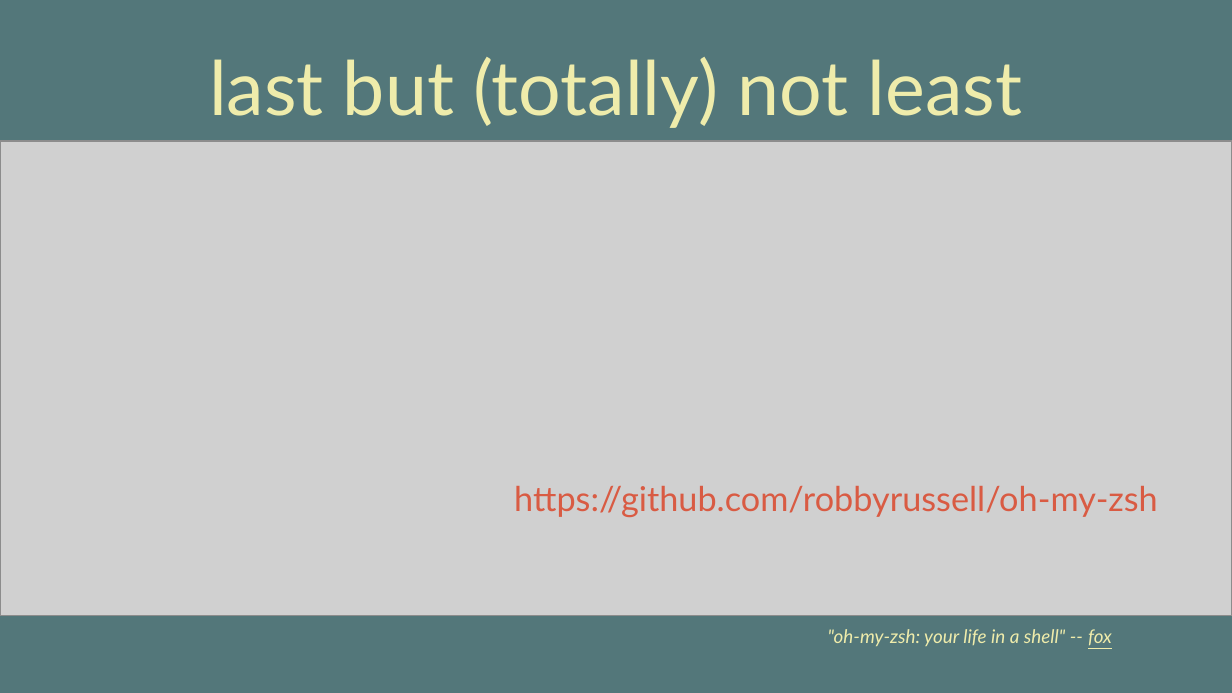
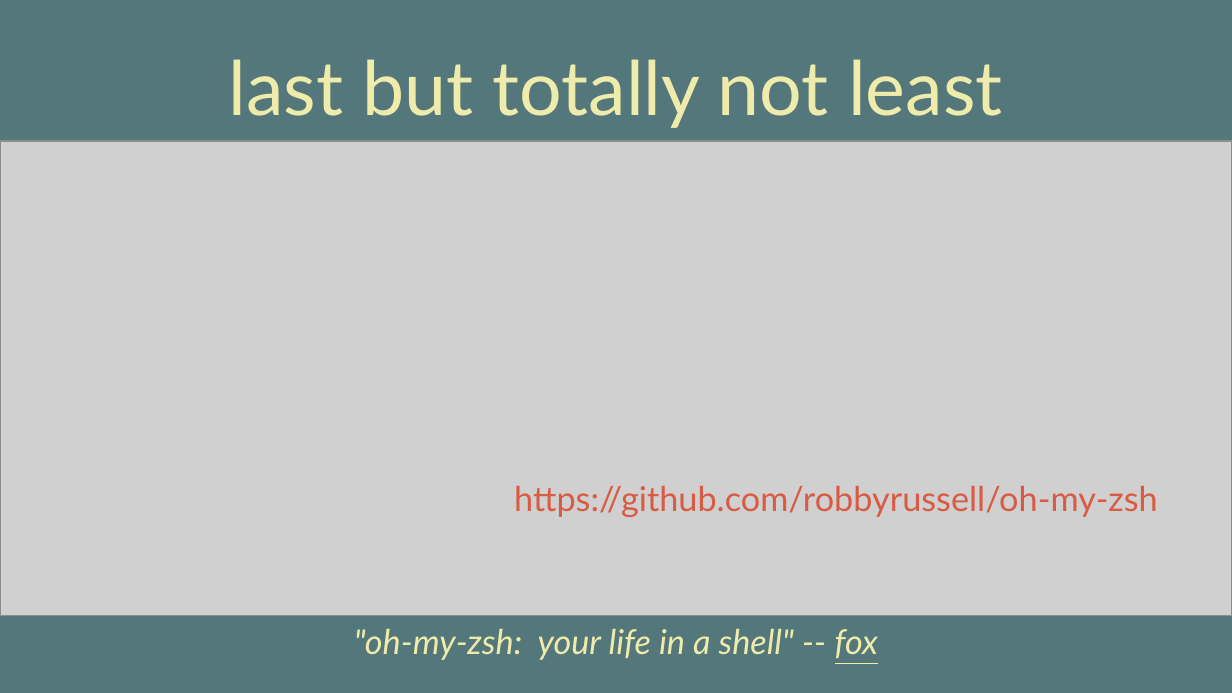
Before and after one commit to vinhnx/Git-for-beginners, a slide deck: slide 40 of git-beginner.pptx (slide 39 before the commit). Drawn at 1232x693 pixels with LibreOffice and Linux fonts; fonts in the diff are those of the drawing; grey boxes stand for pictures. Boxes give left, top, right and bottom in pixels: in the first picture for what was removed or moved away, otherwise in the second. Text is boxed around its words. In the diff, an @@ line names an element or a change of style, - is before the commit and + after.

```diff
--- a/git-beginner.pptx
+++ b/git-beginner.pptx
@@ title at <box>229,59,1002,128</box>: text changed @@
-last but (totally) not least
+last but totally not least
@@ text ""oh-my-zsh: your life in a ...": place and size @@
-text ""oh-my-zsh: your life in a ..." at <box>828,629,1112,646</box>
+text ""oh-my-zsh: your life in a ..." at <box>354,629,878,660</box>
@@ text ""oh-my-zsh: your life in a ..." at <box>354,629,878,660</box>: size 11 to 20 pt; alignment left to centre @@
```
Also in this commit, not shown: 9 other slides changed, 1 slide added, 1 other file.
